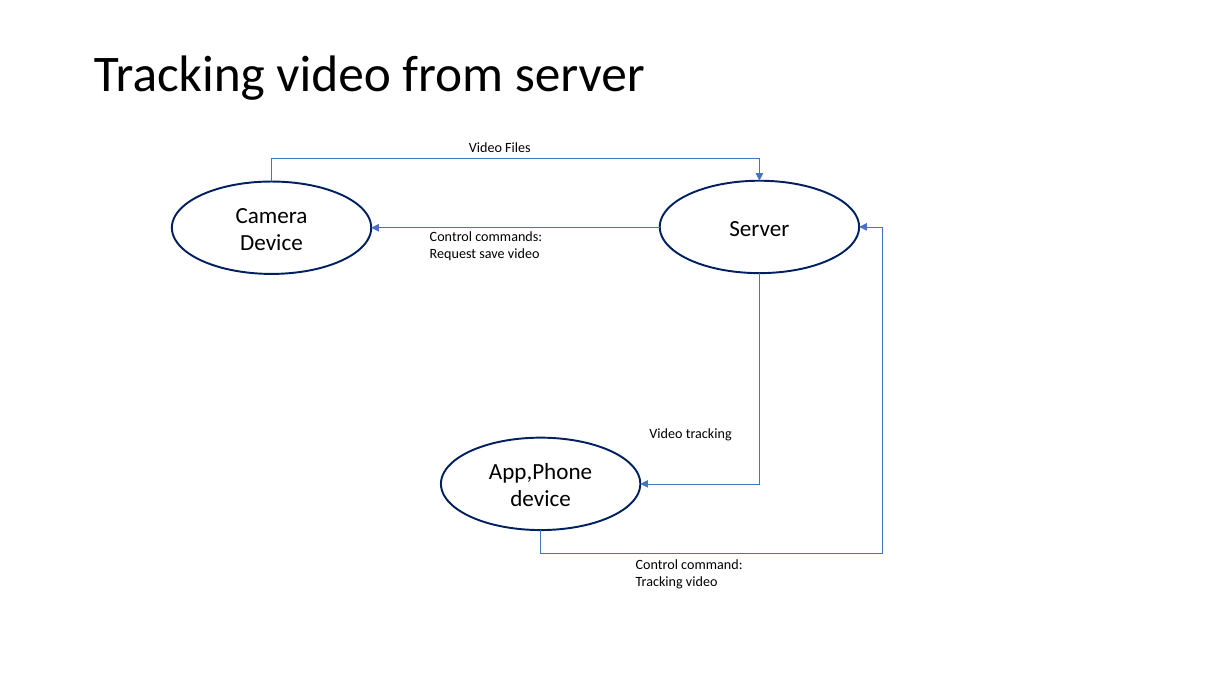
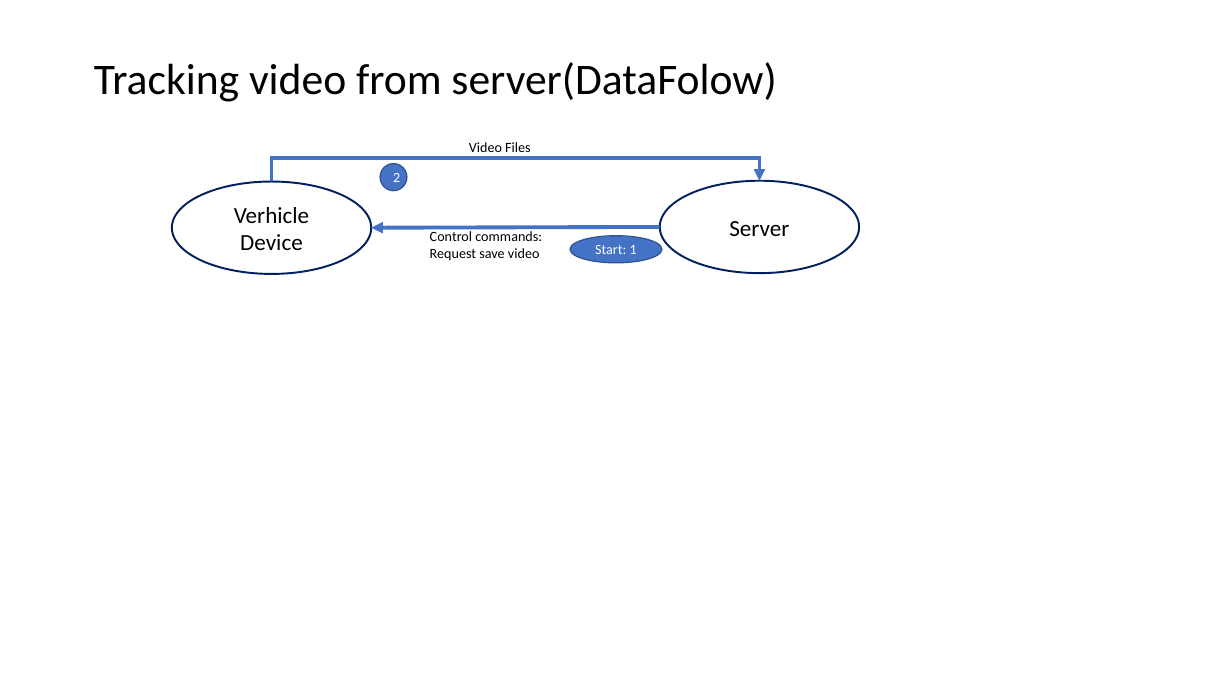
Before and after one commit to TruongGlacio/VideoStream, a slide deck: slide 2 of Documents/Systems structure.pptx. Drawn at 1232x693 pixels with LibreOffice and Linux fonts; fonts in the diff are those of the drawing. Boxes give left, top, right and bottom in pixels: in the first picture for what was removed or moved away, otherwise in the second. Text is boxed around its words. In the diff, an @@ line names an element or a change of style, - is before the commit and + after.

```diff
--- a/Documents/Systems structure.pptx
+++ b/Documents/Systems structure.pptx
@@ text at bbox=[94, 62, 776, 102]: text changed; size 40 to 34 pt @@
-Tracking video from server
+Tracking video from server(DataFolow)
@@ elbow arrow (272, 181) - (760, 181): stroke #4472C4 0.5 pt to #4472C4 3 pt @@
@@ ellipse added at bbox=[380, 164, 407, 190], fill #4472C4, outline #325491 1 pt, 11 pt, text #FFFFFF @@
+2
@@ text in ellipse at bbox=[234, 207, 309, 250]: text changed @@
-Camera Device
+Verhicle Device
@@ elbow arrow removed from (660, 227) to (372, 227) @@
@@ arrow added from (660, 227) to (372, 227), #4472C4 3 pt @@
@@ elbow arrow removed from (541, 531) to (860, 227) @@
@@ ellipse added at bbox=[570, 236, 663, 262], fill #4472C4, outline #325491 1 pt, 11 pt, text #FFFFFF @@
+Start: 1
@@ elbow arrow removed from (760, 274) to (640, 484) @@
@@ ellipse removed at bbox=[441, 438, 640, 531] @@
-App,Phone device
@@ text removed at bbox=[649, 428, 732, 441] @@
-Video tracking
@@ text removed at bbox=[636, 559, 742, 589] @@
-Control command:
-Tracking video
```
Also in this commit, not shown: 2 other slides changed, 3 slides added, 1 slide removed.
